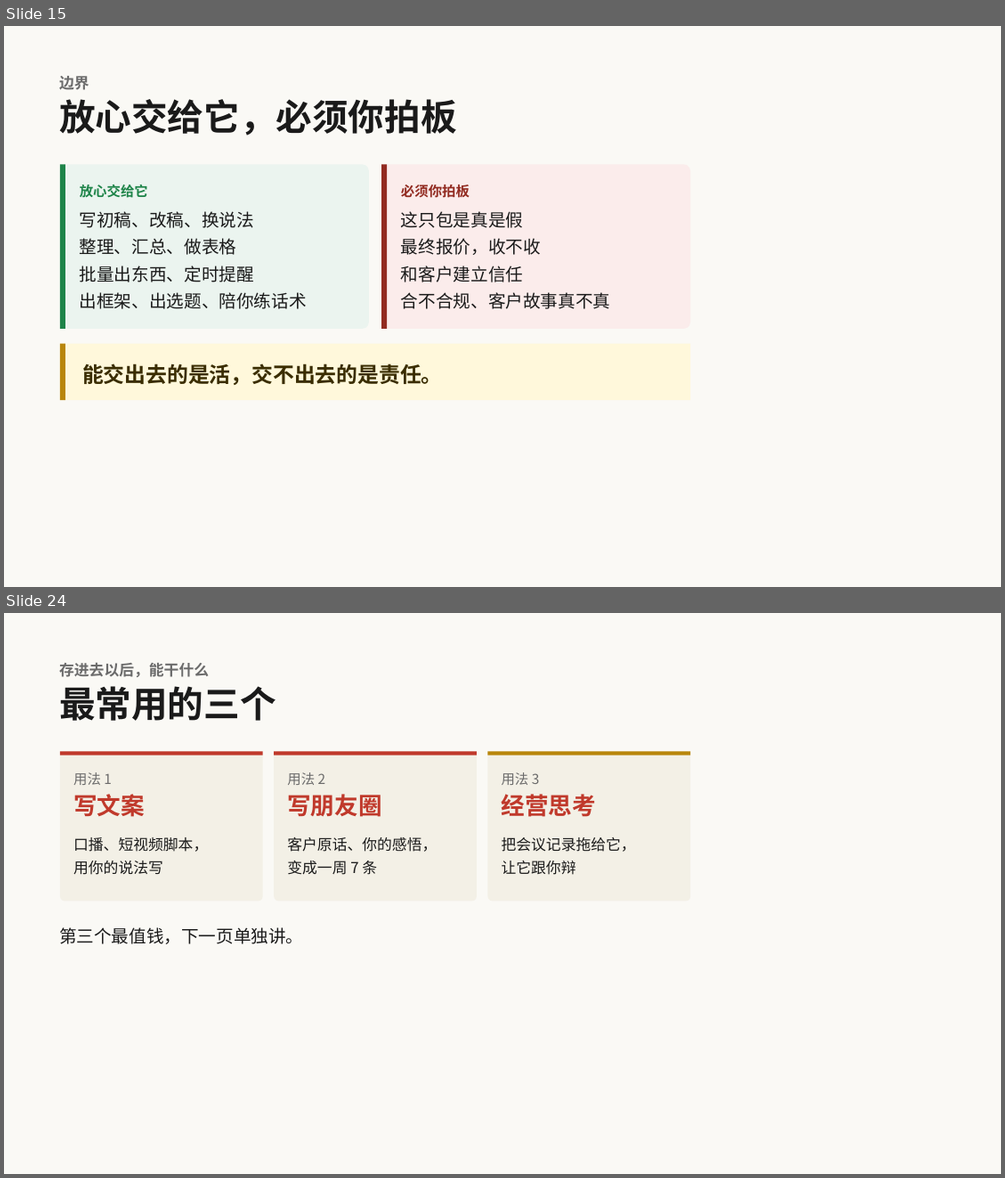
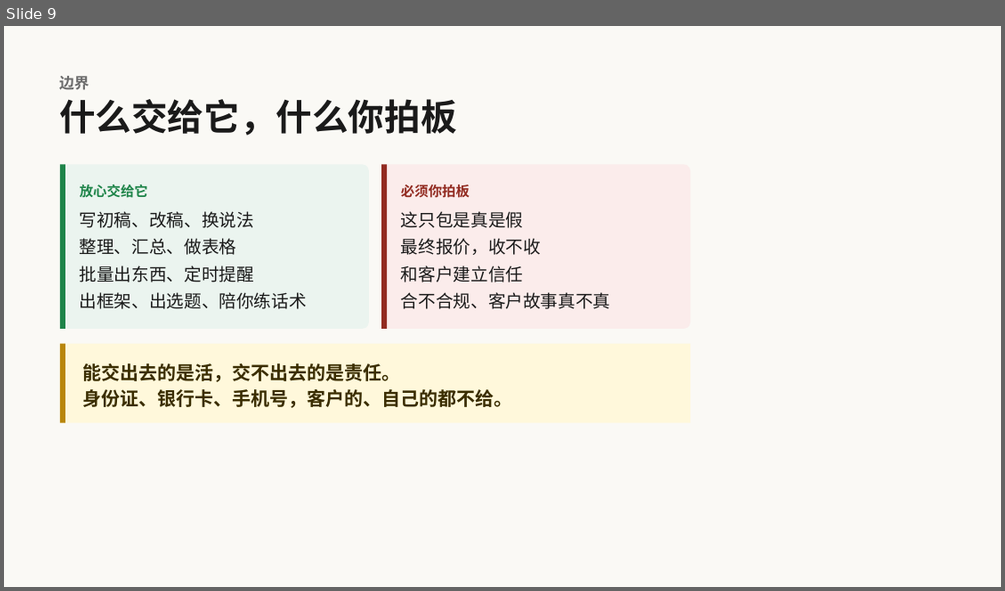
Before and after one commit to yayaaimengzhu-ops/plan, a slide deck: 11-04 先问对再让AI懂你-演示文稿·可编辑.pptx. Shown one above the other, each under a label of ours: slides 15 and 24 before the commit, slide 9 after it; the slides between them are not shown. The pictures are 1005x1178 and 1005x591 pixels, drawn with LibreOffice and Linux fonts; fonts in the diff are those of the drawing. Boxes give left, top, right and bottom in pixels: in the first picture for what was removed or moved away, otherwise in the second. Text is boxed around its words. In the diff, an @@ line names an element or a change of style, - is before the commit and + after.

```diff
--- a/11-04 先问对再让AI懂你-演示文稿·可编辑.pptx
+++ b/11-04 先问对再让AI懂你-演示文稿·可编辑.pptx
@@ slide 24 removed at (4, 613, 1001, 1174), background #FAF9F5 @@
@@ text removed at (59, 663, 209, 677) @@
-存进去以后，能干什么
@@ text removed at (59, 686, 276, 721) @@
-最常用的三个
@@ rounded rectangle removed at (60, 751, 263, 900) @@
@@ rectangle removed at (60, 751, 263, 755) @@
@@ text removed at (73, 772, 112, 785) @@
-用法 1
@@ rounded rectangle removed at (274, 751, 477, 900) @@
@@ rectangle removed at (274, 751, 477, 755) @@
@@ text removed at (287, 772, 326, 785) @@
-用法 2
@@ rounded rectangle removed at (488, 751, 690, 900) @@
@@ rectangle removed at (488, 751, 690, 755) @@
@@ text removed at (502, 772, 540, 785) @@
-用法 3
@@ text removed at (73, 794, 145, 817) @@
-写文案
@@ text removed at (287, 794, 381, 817) @@
-写朋友圈
@@ text removed at (502, 794, 596, 817) @@
-经营思考
@@ text removed at (73, 837, 208, 875) @@
-口播、短视频脚本，
-用你的说法写
@@ text removed at (287, 837, 437, 875) @@
-客户原话、你的感悟，
-变成一周 7 条
@@ text removed at (502, 837, 636, 875) @@
-把会议记录拖给它，
-让它跟你辩
@@ text removed at (59, 927, 303, 944) @@
-第三个最值钱，下一页单独讲。
@@ what was slide 15 is now slide 9 @@
@@ slide 9 changed as well @@
@@ text at (59, 99, 457, 135): text changed @@
-放心交给它，必须你拍板
+什么交给它，什么你拍板
@@ rectangle: place and size @@
-rectangle at (60, 344, 690, 401)
+rectangle at (60, 344, 690, 423)
@@ rectangle: place and size @@
-rectangle at (60, 344, 65, 401)
+rectangle at (60, 344, 65, 423)
@@ text at (82, 363, 400, 382): size 20.4 to 18 pt in "能交出去的是活，交不出去的是责任。"; line spacing 28.6pt to 25.2pt @@
@@ text at (82, 389, 512, 408): paragraph added @@
+身份证、银行卡、手机号，客户的、自己的都不给。
```
Also in this commit, not shown: 16 other slides changed, 3 slides added, 27 other slides removed, 1 other file.
